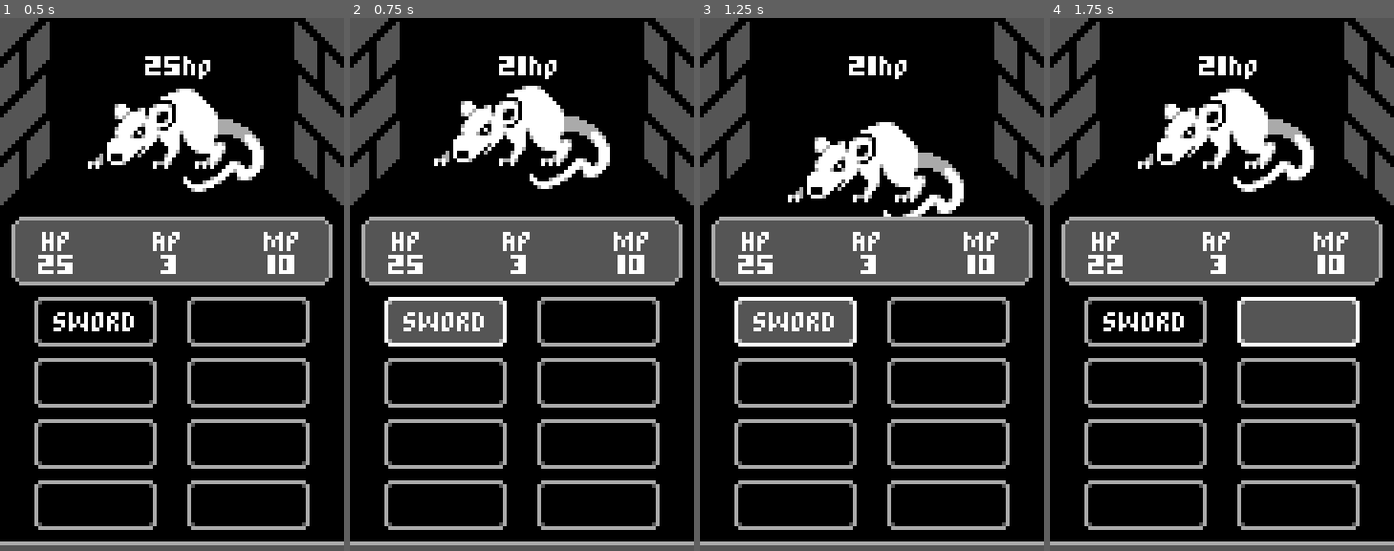
Above: before the commit, frames 1-4 (left to right).
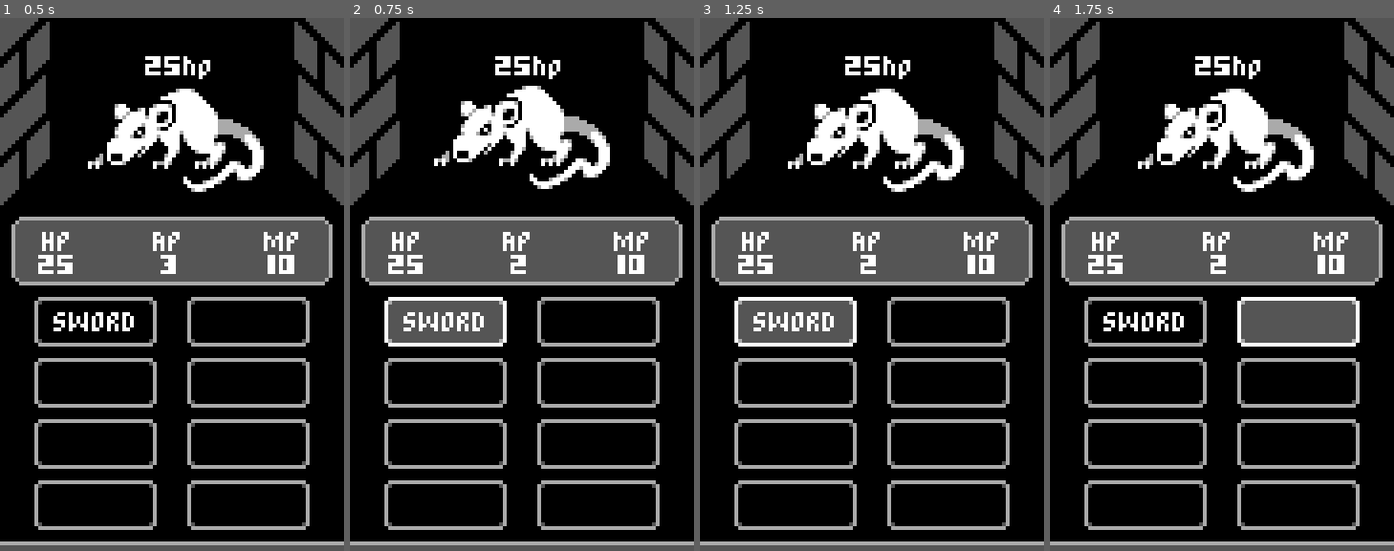
Above: after the commit, the same moments.

Repository: woliveira82/godot-mobile-rpg
Game: Godot game, scene res://Battle.tscn
The game is run twice, just before and just after one commit, with the same random seed, the same clock (stepped at 60 frames per second) and the same inputs.
Inputs (mouse positions are in pixels of both pictures, inside the frame that each line leads up to):
- Up to frame 1 (0.5 s): no input
- Up to frame 2 (0.75 s): click "SWORD" at 0.5 s
- Up to frame 3 (1.25 s): no input
- Up to frame 4 (1.75 s): click (1297, 321) at 1.25 s

Frame 1 is identical in both runs. In frame 2, 0.4% of the frame differs, in the area x 42-62%, y 7-48%; in frame 3, 5.9%, in the area x 25-77%, y 7-48%; in frame 4, 0.5%.

Commit message:
feat: add turn loop system

Diff:
--- a/Battle.gd
+++ b/Battle.gd
@@ -1,14 +1,38 @@
 extends Node
 
+onready var player = $PlayerStatus
 onready var enemy = $Enemy
 onready var battle_action_buttons = $UI/BattleActionButtons
 
 
+func _ready():
+	start_player_turn()
+
+
+func start_enemy_turn():
+	battle_action_buttons.hide()
+	if enemy != null:
+		enemy.attack(player)
+		yield(enemy, "end_turn")
+
+	start_player_turn()
+
+
+func start_player_turn():
+	battle_action_buttons.show()
+	player.ap = player.max_ap
+
+
 func _on_SwordButton_pressed():
 	if enemy != null:
-		enemy.hp -= 4
+		enemy.take_damage(4)
+		player.ap -= 1
 
 
 func _on_Enemy_died():
 	enemy = null
 	battle_action_buttons.hide()
+
+
+func _on_PlayerStatus_end_turn():
+	start_enemy_turn()
--- a/Battle.tscn
+++ b/Battle.tscn
@@ -6,6 +6,7 @@
 [ext_resource path="res://Battle.gd" type="Script" id=4]
 [ext_resource path="res://StatsPanel.gd" type="Script" id=5]
 [ext_resource path="res://PlayerStatus.gd" type="Script" id=6]
+[ext_resource path="res://themes/DefaultTheme.tres" type="Theme" id=7]
 
 [node name="Battle" type="Node"]
 script = ExtResource( 4 )
@@ -32,6 +33,7 @@
 [node name="UI" type="Control" parent="."]
 anchor_right = 1.011
 anchor_bottom = 1.0
+theme = ExtResource( 7 )
 __meta__ = {
 "_edit_lock_": true
 }
@@ -146,6 +148,7 @@
 rect_min_size = Vector2( 32, 13 )
 
 [connection signal="ap_changed" from="PlayerStatus" to="UI/StatsPanel" method="_on_PlayerStatus_ap_changed"]
+[connection signal="end_turn" from="PlayerStatus" to="." method="_on_PlayerStatus_end_turn"]
 [connection signal="hp_changed" from="PlayerStatus" to="UI/StatsPanel" method="_on_PlayerStatus_hp_changed"]
 [connection signal="mp_changed" from="PlayerStatus" to="UI/StatsPanel" method="_on_PlayerStatus_mp_changed"]
 [connection signal="died" from="Enemy" to="." method="_on_Enemy_died"]
--- a/Enemy.gd
+++ b/Enemy.gd
@@ -7,19 +7,29 @@
 onready var animation_player = $AnimationPlayer
 
 signal died
+signal end_turn
+
 
 func set_hp(new_hp):
 	hp = new_hp
 	hp_label.text = str(hp) + 'hp'
-	if hp <= 0:
+
+
+func attack(target):
+	yield(get_tree().create_timer(0.4), "timeout")
+	animation_player.play("Attack")
+	yield(animation_player, "animation_finished")
+	target.hp -= 3
+	emit_signal("end_turn")
+
+
+func take_damage(amount):
+	hp -= amount
+	if is_dead():
 		emit_signal("died")
 		queue_free()
-
 	else:
 		animation_player.play("Shake")
-		yield(animation_player, "animation_finished")
-		animation_player.play("Attack")
-		yield(animation_player, "animation_finished")
-		var battle = get_tree().current_scene
-		var player = battle.find_node("PlayerStatus")
-		player.hp -= 3
+
+func is_dead():
+	return hp <= 0
--- a/Enemy.tscn
+++ b/Enemy.tscn
@@ -1,7 +1,8 @@
-[gd_scene load_steps=6 format=2]
+[gd_scene load_steps=7 format=2]
 
 [ext_resource path="res://Enemy.gd" type="Script" id=1]
 [ext_resource path="res://assets/images/Rat.png" type="Texture" id=2]
+[ext_resource path="res://themes/DefaultTheme.tres" type="Theme" id=3]
 
 [sub_resource type="Animation" id=3]
 resource_name = "Attack"
@@ -62,6 +63,7 @@
 margin_top = -27.0
 margin_right = 21.0
 margin_bottom = -13.0
+theme = ExtResource( 3 )
 text = "25hp"
 align = 1
 valign = 1
--- a/PlayerStatus.gd
+++ b/PlayerStatus.gd
@@ -19,8 +19,10 @@
 
 
 func set_ap(value):
-	ap = min(value, max_ap)
+	ap = clamp(value, 0, max_ap)
 	emit_signal("ap_changed", ap)
+	if ap == 0:
+		emit_signal("end_turn")
 
 
 func set_mp(value):
--- a/project.godot
+++ b/project.godot
@@ -23,10 +23,13 @@
 window/stretch/mode="2d"
 window/stretch/aspect="keep"
 
+[global]
+
+theme=false
+
 [gui]
 
 common/drop_mouse_on_gui_input_disabled=true
-theme/custom="res://themes/DefaultTheme.tres"
 
 [importer_defaults]
 
Not shown: 1 places in Battle.tscn that only renumber resources
